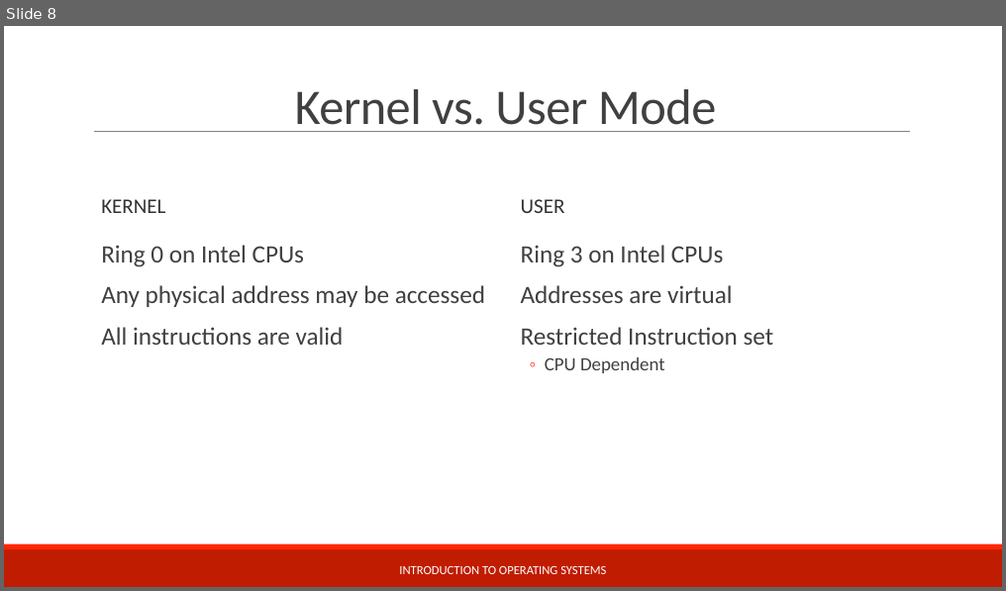
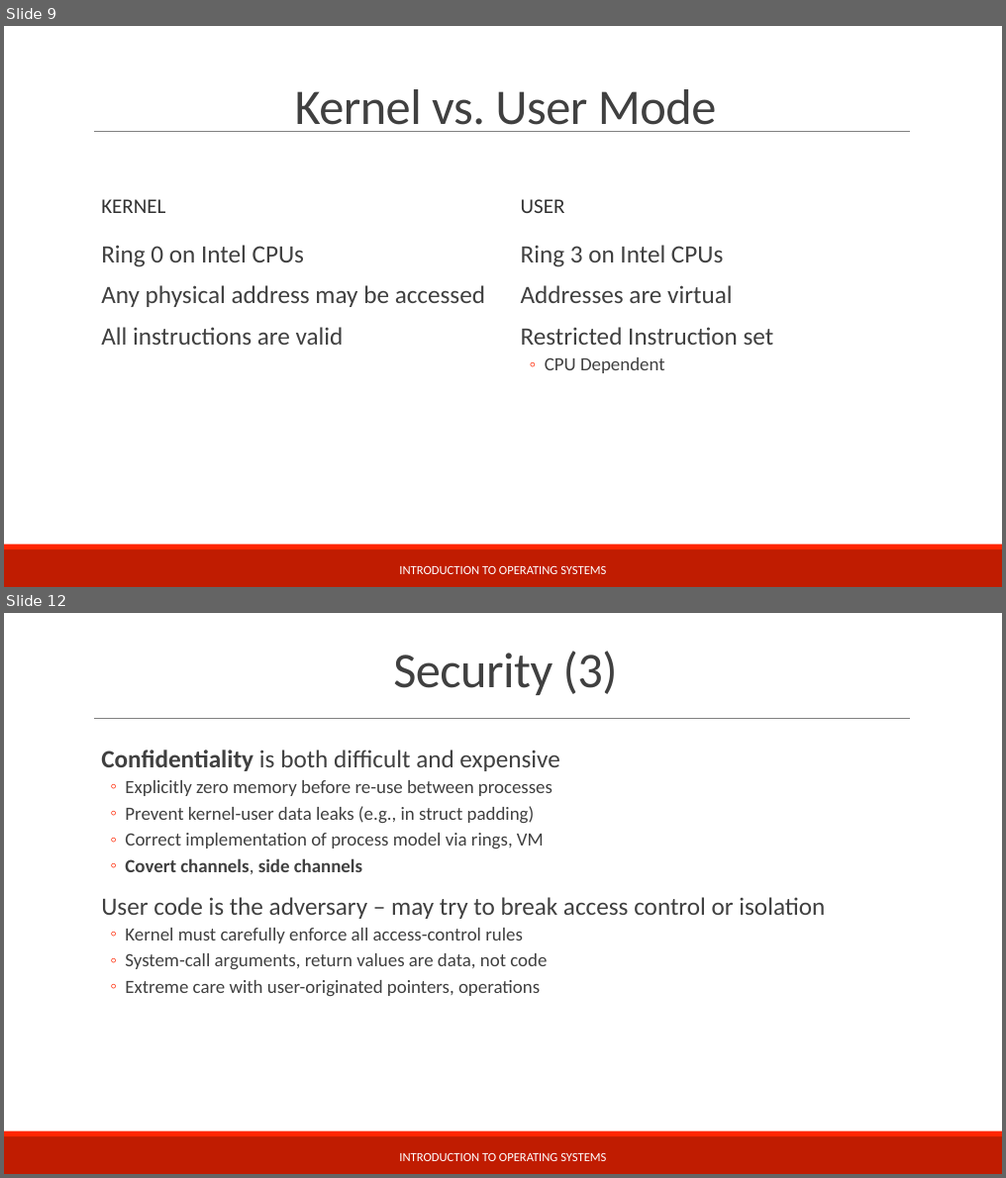
Before and after one commit to teachbsd/course, a slide deck: undergraduate/lectures/security.pptx. Shown one above the other, each under a label of ours: slide 8 before the commit, slides 9 and 12 after it; the slides between them are not shown. The pictures are 1006x591 and 1006x1178 pixels, drawn with LibreOffice and Linux fonts; fonts in the diff are those of the drawing; background and template pictures are left out. Boxes give left, top, right and bottom in pixels: in the first picture for what was removed or moved away, otherwise in the second. Text is boxed around its words. In the diff, an @@ line names an element or a change of style, - is before the commit and + after.

```diff
--- a/undergraduate/lectures/security.pptx
+++ b/undergraduate/lectures/security.pptx
@@ slide 12 added at <box>4,613,1002,1174</box>, background #FFFFFF; not listed: 3 template elements that a slide beside it also shows @@
@@ title added at <box>393,651,618,695</box>, 48 pt, text #404040 @@
+Security (3)
@@ text added at <box>101,750,825,997</box>, 18 pt, text #404040 @@
+  Confidentiality is both difficult and expensive
+  ◦ Explicitly zero memory before re-use between processes
+  ◦ Prevent kernel-user data leaks (e.g., in struct padding)
+  ◦ Correct implementation of process model via rings, VM
+  ◦ Covert channels, side channels
+  User code is the adversary – may try to break access control or isolation
+  ◦ Kernel must carefully enforce all access-control rules
+  ◦ System-call arguments, return values are data, not code
+  ◦ Extreme care with user-originated pointers, operations
@@ text added at <box>399,1154,606,1161</box>, 12 pt, text #FFFFFF @@
+INTRODUCTION TO OPERATING SYSTEMS
@@ what was slide 8 is now slide 9 @@
```
Also in this commit, not shown: 2 slides changed, 6 other slides added.
